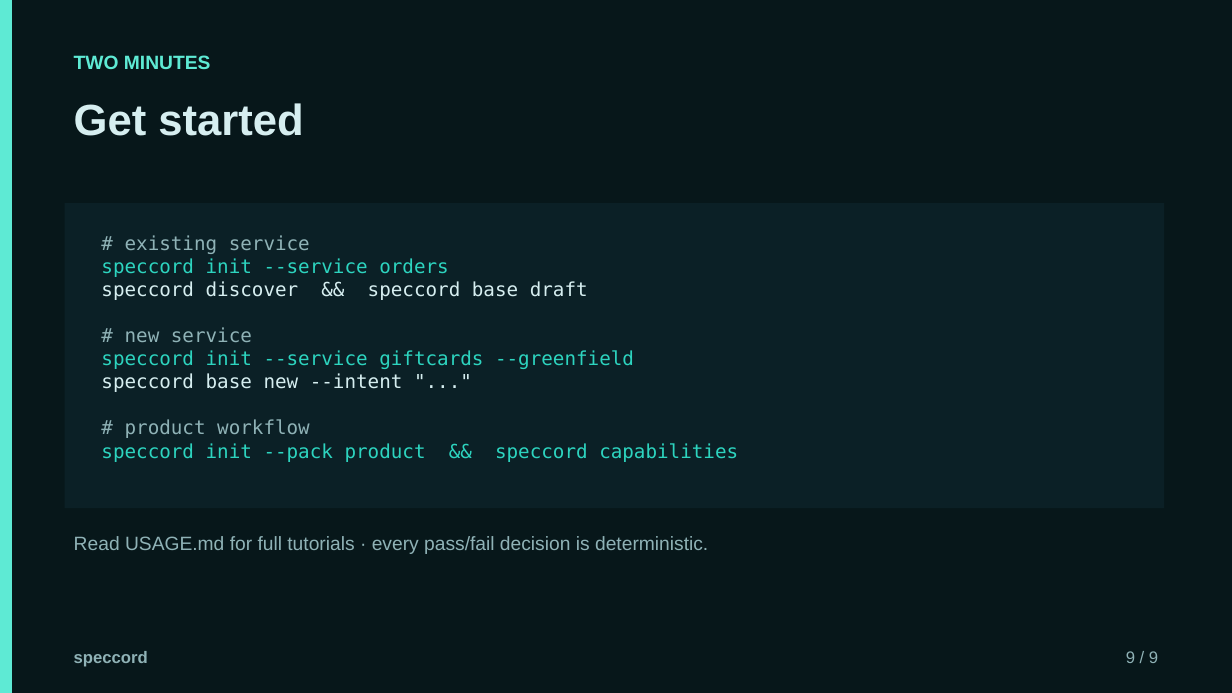
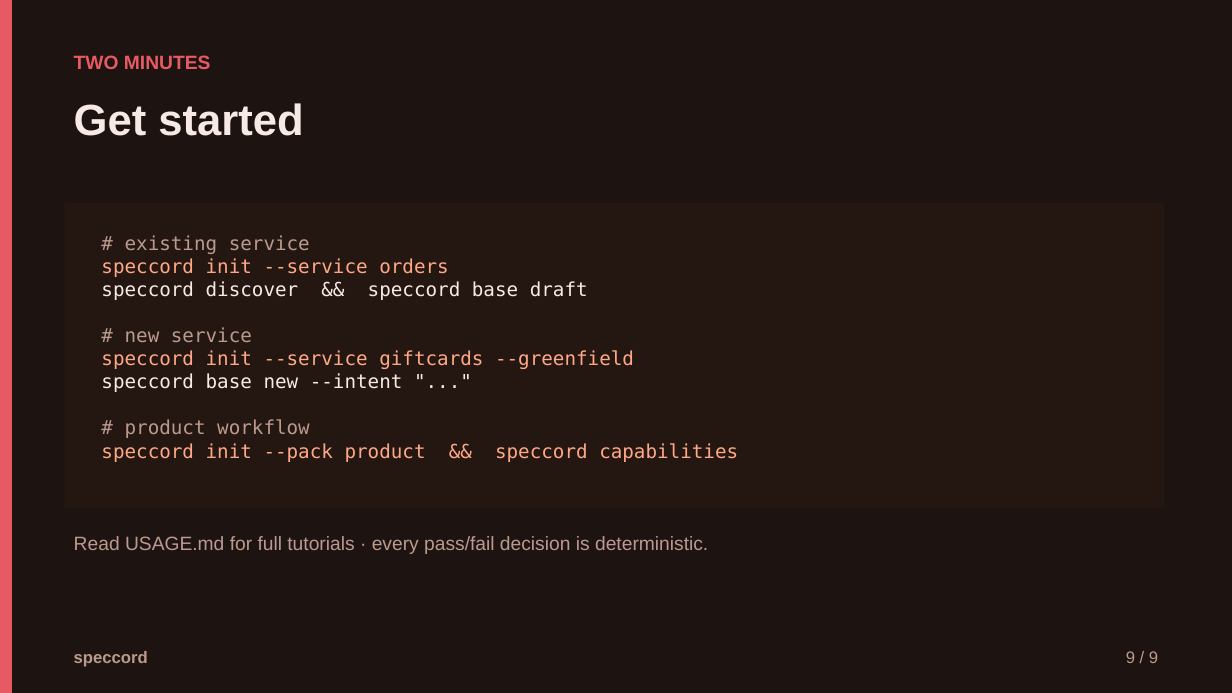
Before and after one commit to krishnachaitanyap/speccord, a slide deck: slide 9 of docs/speccord-deck.pptx. Drawn at 1232x693 pixels with LibreOffice and Linux fonts; fonts in the diff are those of the drawing. Boxes give left, top, right and bottom in pixels: in the first picture for what was removed or moved away, otherwise in the second. Text is boxed around its words. In the diff, an @@ line names an element or a change of style, - is before the commit and + after.

Commit message:
Coral theme + hexagon-S logo + GitHub Pages docs site
- new logo: coral-gradient hexagon with S monogram (logo.svg/png, banner.svg)
- re-tone all assets teal -> coral (slides, deck, poster, demo, social-preview)
- docs/index.html: documentation site (hero, why, install, examples, commands, agents)
- Pages workflow now deploys all of docs/ (site root = docs page, demo at /demo/)
- README: docs-site + demo links

```diff
--- a/docs/speccord-deck.pptx
+++ b/docs/speccord-deck.pptx
@@ background #07171A to #1D1411 @@
@@ rectangle at box(0, 0, 12, 693): fill #5EEAD4 to #E85A63 @@
@@ text "TWO MINUTES" at box(74, 55, 211, 69): text colour #5EEAD4 to #E85A63 @@
@@ text "Get started" at box(74, 103, 303, 136): text colour #D6EEF0 to #F7E9E3 @@
@@ rectangle at box(65, 203, 1165, 508): fill #0B2026 to #241712 @@
@@ text "# existing service" at box(101, 235, 738, 462): text colour #8FB2B6 to #BB9A8D in "# existing service", "# new service", "# product workflow"; text colour #2DD4BF to #FFA886 in "speccord init --service orders", "speccord init --service giftcards --greenfield", "speccord init --pack product && speccord capabilities"; text colour #D6EEF0 to #F7E9E3 in "speccord discover && speccord base draft", "speccord base new --intent "..."" @@
@@ text colour #8FB2B6 to #BB9A8D in 3 elements at box(74, 536, 708, 554), box(74, 651, 148, 667), box(1126, 651, 1158, 663) @@
```
Also in this commit, not shown: 8 other slides changed, 21 other files.
